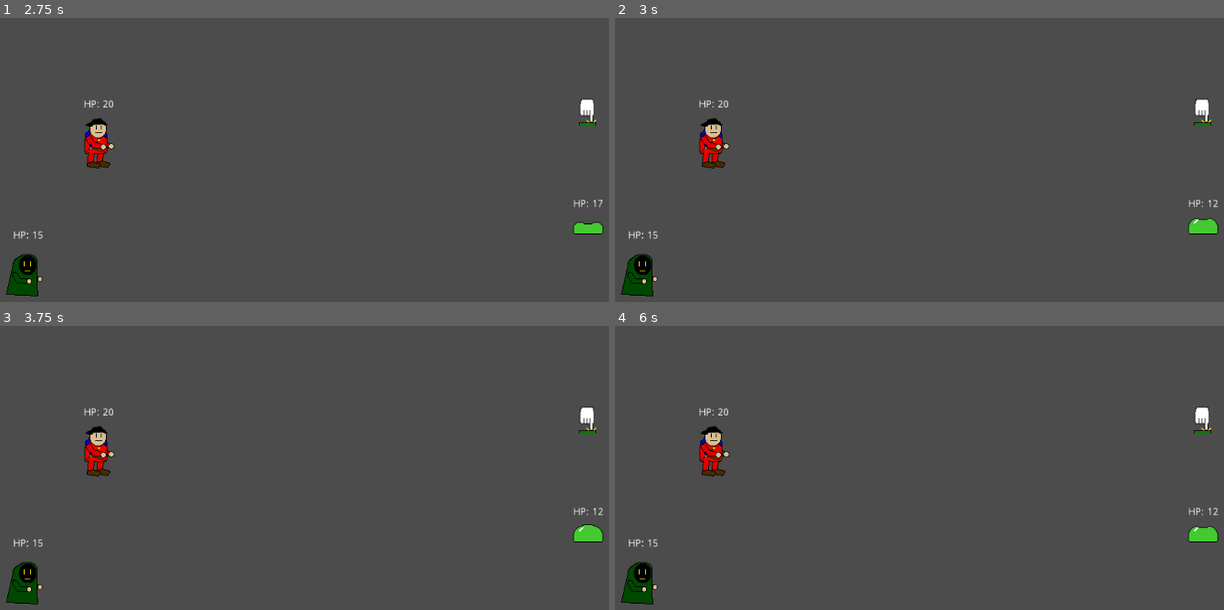
Above: before the commit, frames 1-4 (two rows, left to right).
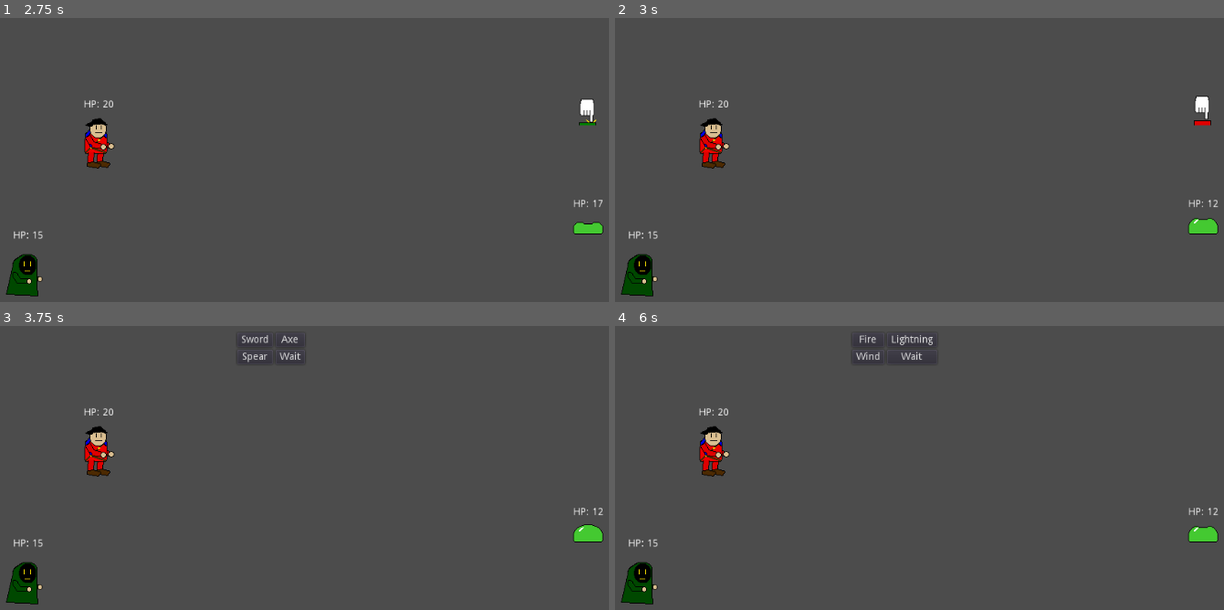
Above: after the commit, the same moments.

Repository: Mariolink528/Spellblade-Arena
Game: Godot game, scene res://Main.tscn
The game is run twice, just before and just after one commit, with the same random seed, the same clock (stepped at 60 frames per second) and the same inputs.
Inputs (mouse positions are in pixels of both pictures, inside the frame that each line leads up to):
- Up to frame 1 (2.75 s): click "Sword" at 0.5 s; tap Enter at 1.25 s; tap X at 1.35 s; click "Fire" at 2 s
- Up to frame 2 (3 s): tap C at 2.85 s
- Up to frame 3 (3.75 s): tap Space at 3.5 s; tap X at 3.6 s
- Up to frame 4 (6 s): click (907, 340) at 4.25 s, where only the run after the commit has a clickable "Axe"; tap Enter at 5 s; tap C at 5.1 s; tap X at 5.85 s

Frame 1 is identical in both runs. In frame 2, 0.1% of the frame differs, in the area x 95-98%, y 27-38%; in frame 3, 0.4%; in frame 4, 0.5%, in the area x 39-98%, y 3-38%.

Commit message:
Enemy Respawns!

Diff:
--- a/Battle.gd
+++ b/Battle.gd
@@ -5,6 +5,12 @@
 signal enemy_turn
 onready var window = "false"
 onready var attack = 0
+
+var rng = RandomNumberGenerator.new()
+var target = 0
+signal attack_one
+signal attack_zero
+const enemy_scene =  preload("res://Enemy.tscn")
 # Called when the node enters the scene tree for the first time.
 func _ready():
 	$Battle_Menu/Mage_Menu.hide()
@@ -70,14 +76,14 @@
 
 
 #trying to have the enemy attack inside of the battle function
-func _on_Enemy_attack_one():
+func _on_Battle_attack_one():
 	attack = 7
 	window = "Knight"
 	$StartWindow.start(0.5)
 	$ACDisplay.frame = 0
 	$EndWindow.start(1)
 	$ACDisplay.show()
-func _on_Enemy_attack_zero():
+func _on_Battle_attack_zero():
 	attack = 8
 	window = "Mage"
 	$StartWindow.start(0.5)
@@ -205,5 +211,16 @@
 
 
 func _on_Next_Battle_pressed():
-
+	add_child(enemy_scene.instance())
+	enemy = $Enemy
+	$Battle_Menu/Next_Battle.hide()
+	$Battle_Menu/Knight_Menu.show()
 	pass
+
+func _on_Battle_enemy_turn():
+	rng.randomize()
+	target = rng.randi_range(0, 1)
+	if target == 1:
+		emit_signal("attack_one")
+	else:
+		emit_signal("attack_zero")
--- a/Enemy.gd
+++ b/Enemy.gd
@@ -4,23 +4,14 @@
 onready var hp_label = $HP_Label
 var hp = 20 setget set_hp
 #Setup for the attacking
-var rng = RandomNumberGenerator.new()
-var target = 0
-signal attack_one
-signal attack_zero
+
 
 # Called when the node enters the scene tree for the first time.
 func _ready():
 	pass # Replace with function body.
 
 #Attacking
-func _on_Battle_enemy_turn():
-	rng.randomize()
-	target = rng.randi_range(0, 1)
-	if target == 1:
-		emit_signal("attack_one")
-	else:
-		emit_signal("attack_zero")
+
 #updating HP
 func set_hp(new_hp):
 	hp = new_hp
--- a/Main.tscn
+++ b/Main.tscn
@@ -192,8 +192,11 @@
 
 [node name="ACDisplay" type="AnimatedSprite" parent="Battle"]
 position = Vector2( 896.681, 154.795 )
-frames = SubResource( 12 )
-
+frames = SubResource( 7 )
+
+[connection signal="attack_one" from="Battle" to="Battle" method="_on_Battle_attack_one"]
+[connection signal="attack_zero" from="Battle" to="Battle" method="_on_Battle_attack_zero"]
+[connection signal="enemy_turn" from="Battle" to="Battle" method="_on_Battle_enemy_turn"]
 [connection signal="pressed" from="Battle/Battle_Menu/Knight_Menu/Sword_Button" to="Battle" method="_on_Sword_Button_pressed"]
 [connection signal="pressed" from="Battle/Battle_Menu/Knight_Menu/Axe_Button" to="Battle" method="_on_Axe_Button_pressed"]
 [connection signal="pressed" from="Battle/Battle_Menu/Knight_Menu/Spear_Button" to="Battle" method="_on_Spear_Button_pressed"]
Not shown: 2 places in Enemy.tscn that only renumber resources
Not shown: 1 places in Main.tscn that only renumber resources
